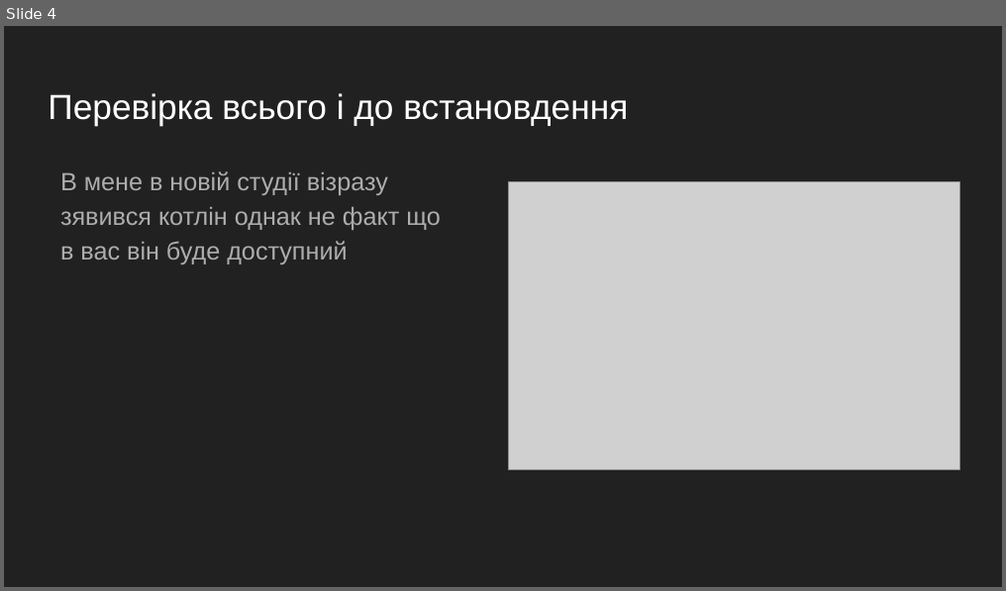
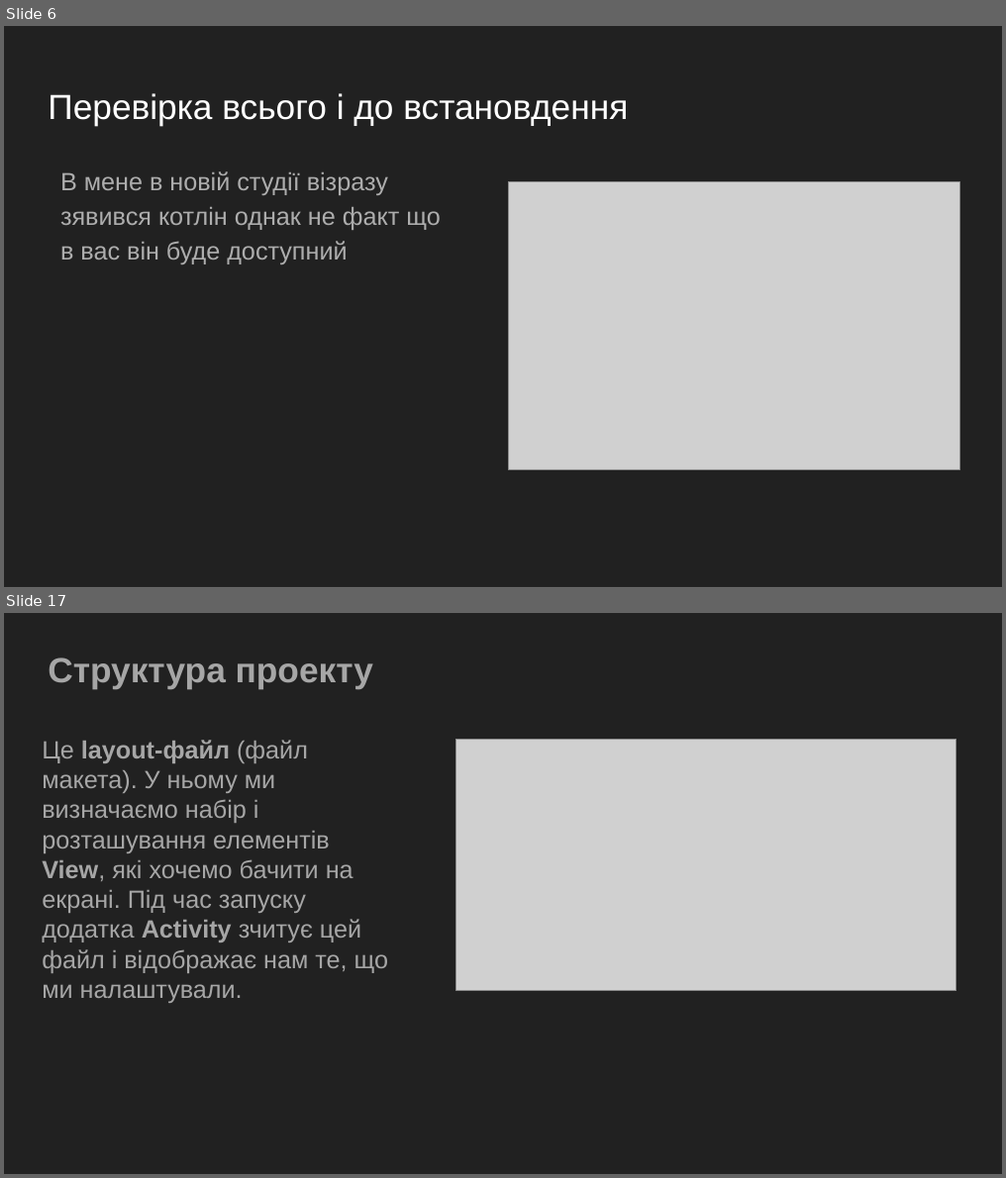
Before and after one commit to GeorgKantsedal/MMP-KKS-tasks, a slide deck: lectures materials/cross platform programming/3. Android studio setup.pptx. Shown one above the other, each under a label of ours: slide 4 before the commit, slides 6 and 17 after it; the slides between them are not shown. The pictures are 1006x591 and 1006x1178 pixels, drawn with LibreOffice and Linux fonts; fonts in the diff are those of the drawing; grey boxes stand for pictures. Boxes give left, top, right and bottom in pixels: in the first picture for what was removed or moved away, otherwise in the second. Text is boxed around its words. In the diff, an @@ line names an element or a change of style, - is before the commit and + after.

```diff
--- a/lectures materials/cross platform programming/3. Android studio setup.pptx
+++ b/lectures materials/cross platform programming/3. Android studio setup.pptx
@@ slide 17 added at box(4, 613, 1002, 1174), background #212121 @@
@@ title added at box(48, 658, 373, 689), 25.2 pt, text #A6A6A6, bold @@
+Структура проекту
@@ text added at box(42, 740, 388, 1003), 18 pt, text #A6A6A6 @@
+Це layout-файл (файл макета). У ньому ми визначаємо набір і розташування елементів View, які хочемо бачити на екрані. Під час запуску додатка Activity зчитує цей файл і відображає нам те, що ми налаштували.
@@ picture added at box(456, 739, 956, 990) @@
@@ what was slide 4 is now slide 6 @@
```
Also in this commit, not shown: 16 other slides added, 2 slides removed.
